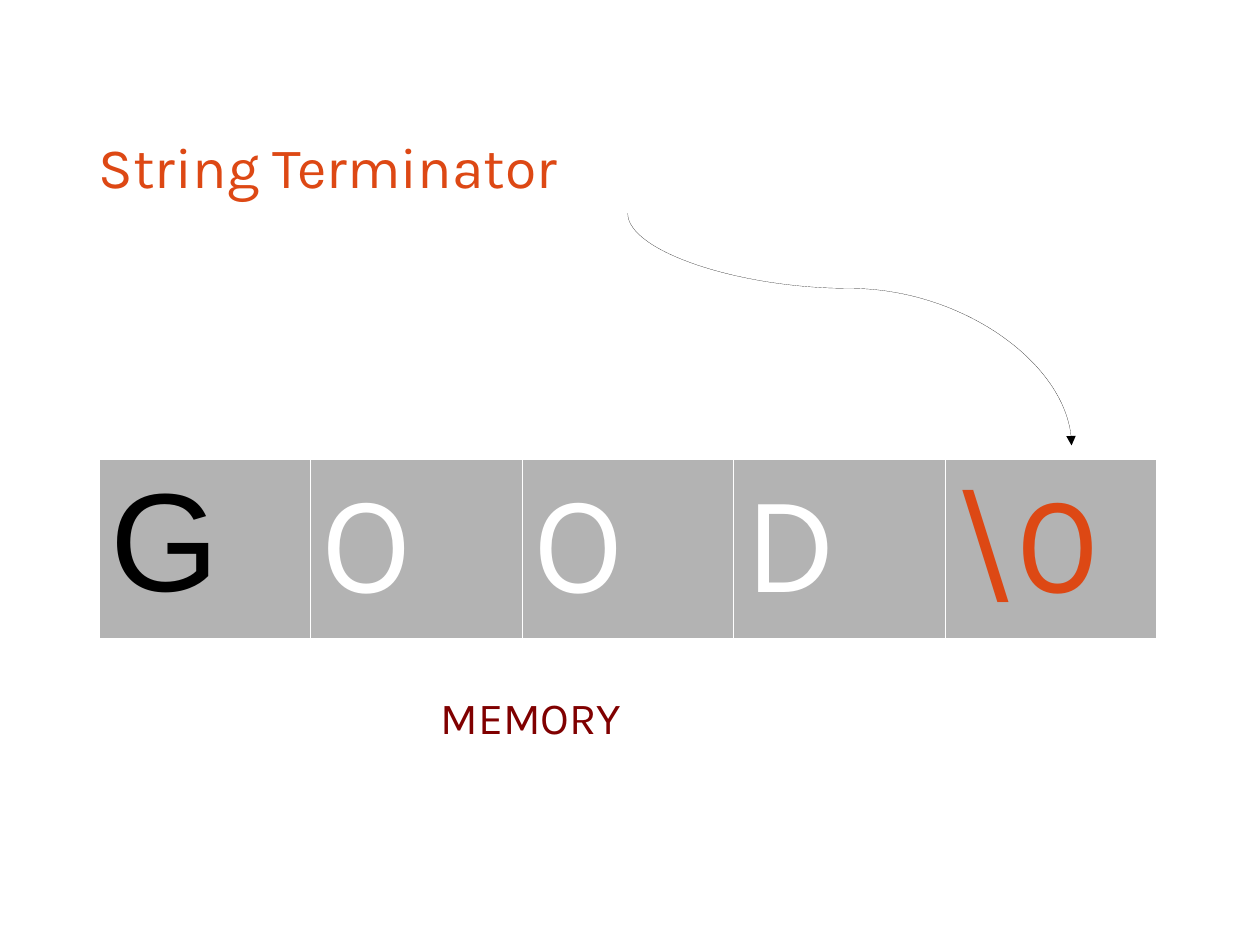
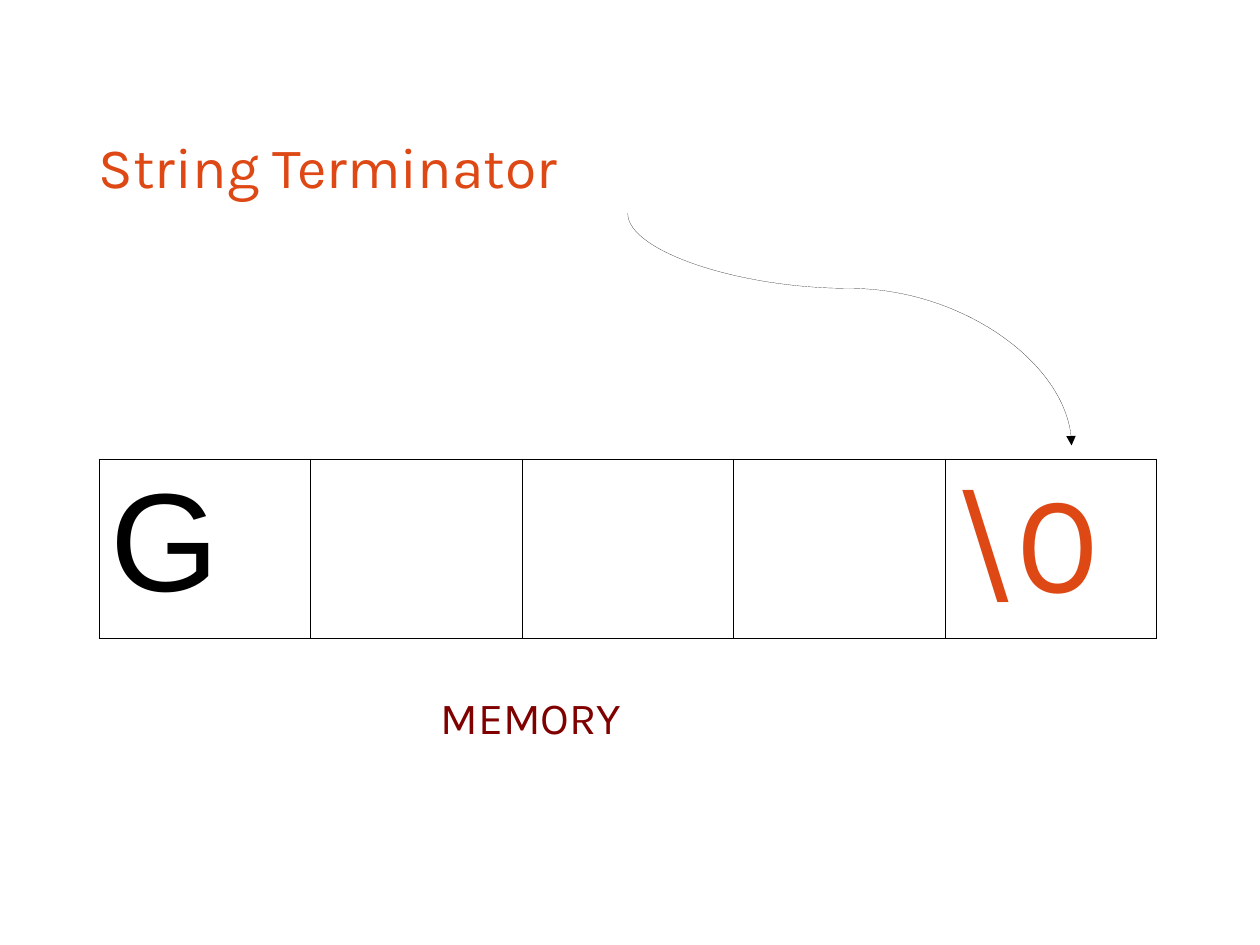
Before and after one commit to bagustris/prokom-tf, a slide deck: slide 7 of prokom4.odp. Drawn at 1260x945 pixels with LibreOffice and Linux fonts; fonts in the diff are those of the drawing. Boxes give left, top, right and bottom in pixels: in the first picture for what was removed or moved away, otherwise in the second. Text is boxed around its words. In the diff, an @@ line names an element or a change of style, - is before the commit and + after.

```diff
--- a/prokom4.odp
+++ b/prokom4.odp
@@ table at box(99, 460, 1157, 631) @@
@@ fill #B3B3B3 to none in row 1 @@
@@ borders changed @@
```
Also in this commit, not shown: 2 other slides changed, 1 slide added, 7 other files.
